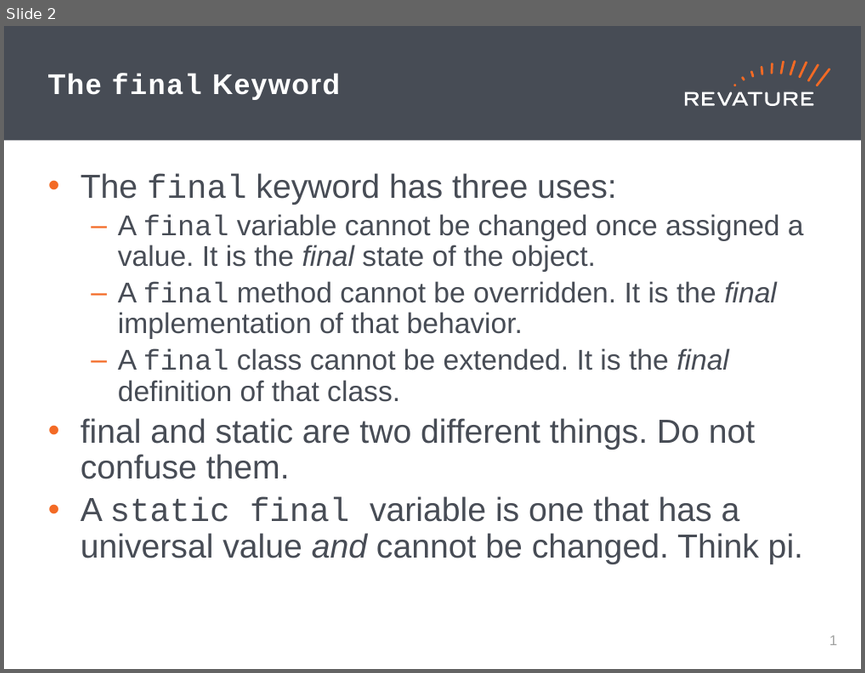
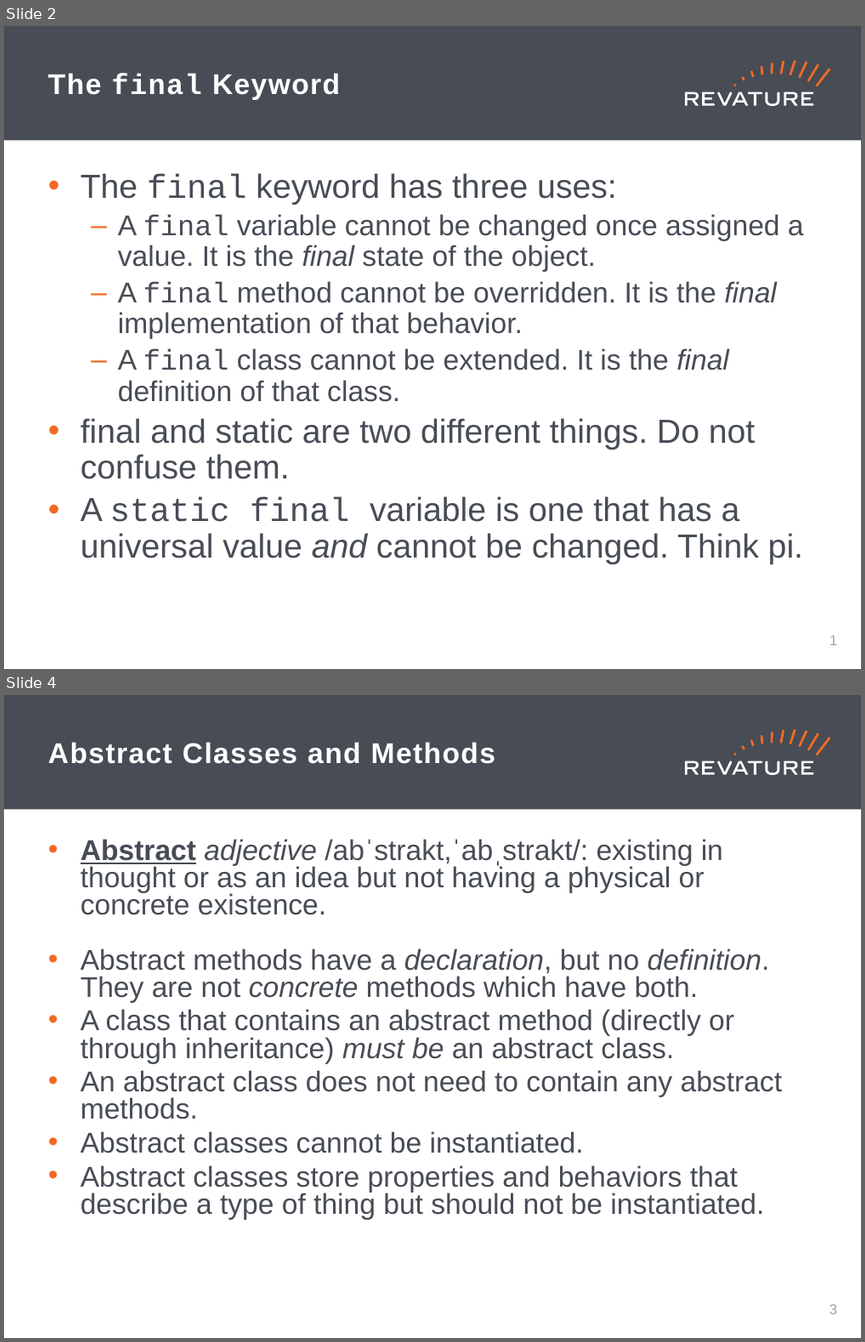
Before and after one commit to brynportella/RAP-210308, a slide deck: PPT/Day_14.pptx. Shown one above the other, each under a label of ours: slide 2 before the commit, slides 2 and 4 after it; the slides between them are not shown. The pictures are 865x673 and 865x1342 pixels, drawn with LibreOffice and Linux fonts; fonts in the diff are those of the drawing. Boxes give left, top, right and bottom in pixels: in the first picture for what was removed or moved away, otherwise in the second. Text is boxed around its words. In the diff, an @@ line names an element or a change of style, - is before the commit and + after.

```diff
--- a/PPT/Day_14.pptx
+++ b/PPT/Day_14.pptx
@@ slide 4 added at (x1=4, y1=695, x2=861, y2=1338), background #FFFFFF; not listed: 19 template elements that a slide beside it also shows @@
@@ title added at (x1=48, y1=742, x2=495, y2=764), 24 pt, text #FFFFFF, bold @@
+Abstract Classes and Methods
@@ text added at (x1=80, y1=839, x2=782, y2=1219), 24 pt, text #474C55 @@
+• Abstract adjective /abˈstrakt,ˈabˌstrakt/: existing in thought or as an idea but not having a physical or concrete existence.
+• Abstract methods have a declaration, but no definition. They are not concrete methods which have both.
+• A class that contains an abstract method (directly or through inheritance) must be an abstract class.
+• An abstract class does not need to contain any abstract methods.
+• Abstract classes cannot be instantiated.
+• Abstract classes store properties and behaviors that describe a type of thing but should not be instantiated.
@@ page number added at (x1=829, y1=1304, x2=837, y2=1314), 12 pt, text #A0A1A0 @@
+3
```
Also in this commit, not shown: 10 other slides added, 13 other files.
